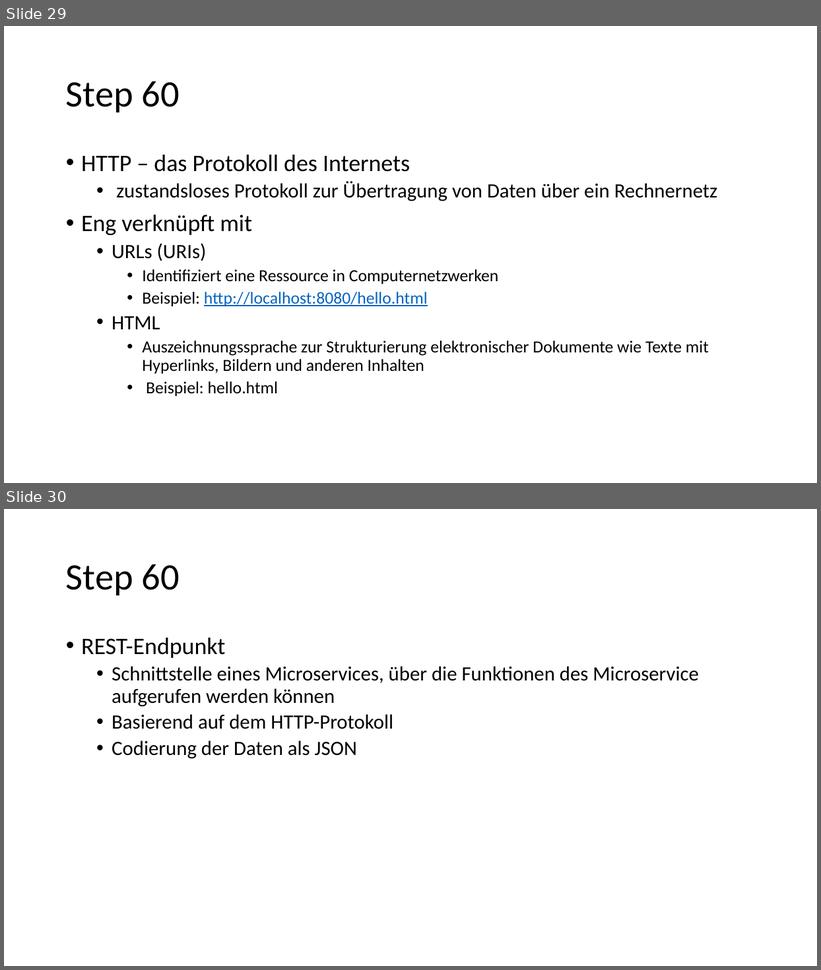
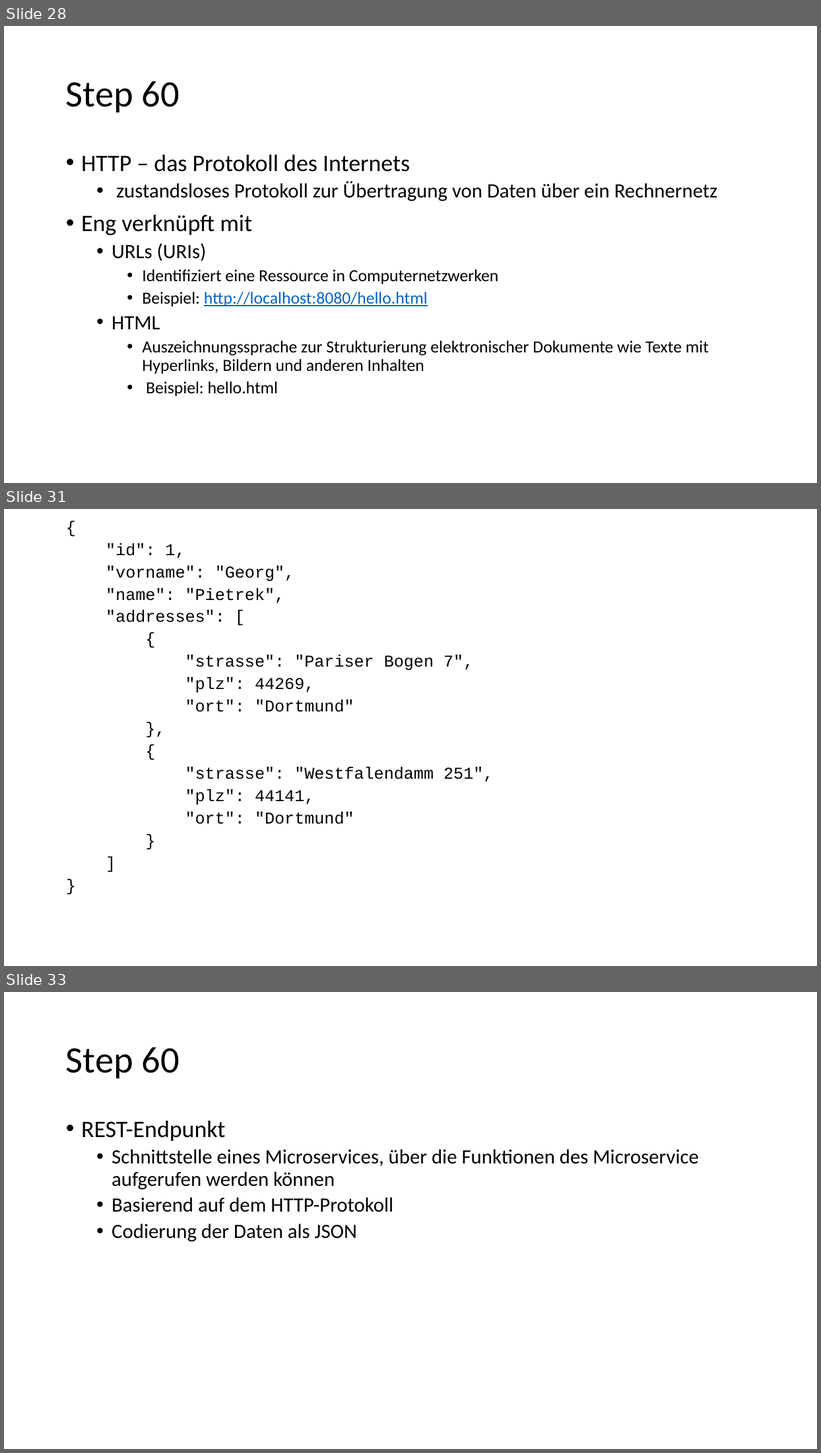
Before and after one commit to igeldo/PR4-SoSe23, a slide deck: Java-Starter.pptx. Shown one above the other, each under a label of ours: slides 29 and 30 before the commit, slides 28, 31 and 33 after it; the slides between them are not shown. The pictures are 821x970 and 821x1453 pixels, drawn with LibreOffice and Linux fonts; fonts in the diff are those of the drawing. Boxes give left, top, right and bottom in pixels: in the first picture for what was removed or moved away, otherwise in the second. Text is boxed around its words. In the diff, an @@ line names an element or a change of style, - is before the commit and + after.

```diff
--- a/Java-Starter.pptx
+++ b/Java-Starter.pptx
@@ slide 31 added at bbox=[4, 509, 817, 966], background #FFFFFF @@
@@ text added at bbox=[106, 543, 493, 824], 19.6 pt, text #000000 @@
+{
+"id": 1,
+"vorname": "Georg",
+"name": "Pietrek",
+"addresses": [
+{
+"strasse": "Pariser Bogen 7",
+"plz": 44269,
+"ort": "Dortmund"
+},
+{
+"strasse": "Westfalendamm 251",
+"plz": 44141,
+"ort": "Dortmund"
+}
+]
+}
@@ what was slide 29 is now slide 28 @@
@@ what was slide 30 is now slide 33 @@
```
Also in this commit, not shown: 2 slides changed, 3 other slides added.
